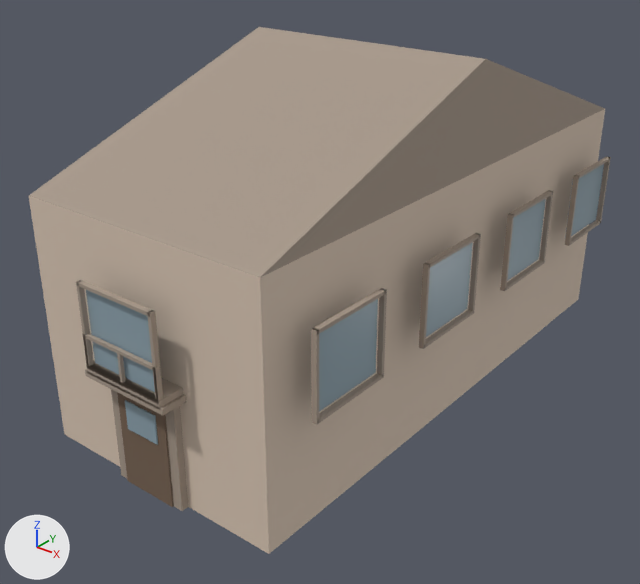
A saved change to the glTF model public/buildings/residential_1x2_a.glb.
Both versions are drawn from a camera (50 mm lens) standing at (15.72, -9.92, 12.27) and looking at (3.03, 5.94, 2.44). Arrows for +X, +Y and +Z are at lower left; the lights stay in place. The first picture is the older version. Vertices at exactly the same position are counted once.

Script lines for the objects in view, before the commit:
```python
mat_residential_1x2_a_trim = principled_material('residential_1x2_a_trim')
mat_residential_1x2_a_trim.base_color = (0.385, 0.314, 0.253)  # beige #a7988a
mat_residential_1x2_a_trim.roughness = 0.85
me_residential_1x2_a_0 = bpy.data.meshes.new('residential_1x2_a_0')
me_residential_1x2_a_0.from_pydata(...)  # 482 vertices, 726 faces; spans x -0.6..7.1, y -0.6..15.1, z 0.0..8.5
# faces by material slot: [12, 132, 570, 12]
me_residential_1x2_a_0.materials.append(mat_residential_1x2_a_wall)  # beige #dac7b5
me_residential_1x2_a_0.materials.append(mat_residential_1x2_a_glass)  # greyish blue #90a6b1
me_residential_1x2_a_0.materials.append(mat_residential_1x2_a_trim)  # beige #a7988a
me_residential_1x2_a_0.materials.append(mat_residential_1x2_a_door)  # brown #766150
ob_residential_1x2_a_0 = bpy.data.objects.new('residential_1x2_a_0', me_residential_1x2_a_0)
ob_residential_1x2_a_0.location = (0.0, 0.0, 0.0)
```
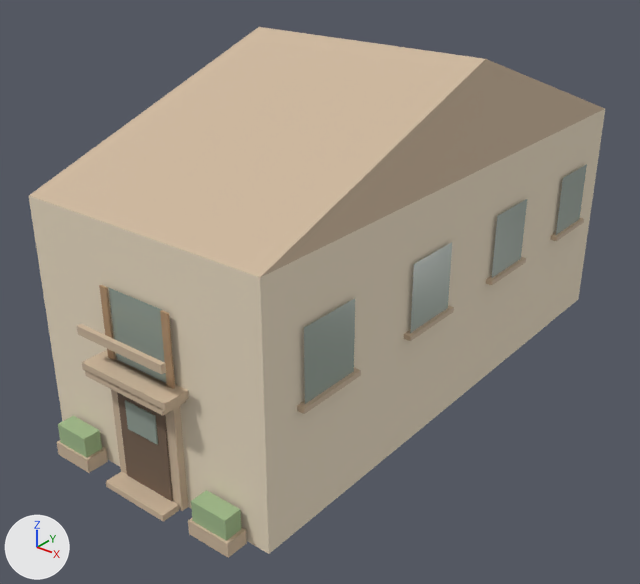
Where the change shows, as pixel boxes [x1, y1, x2, y2] in the pictures (640 x 584 px):
'residential_1x2_a_0', recoloured, reshaped: before [29, 27, 611, 554]; after [29, 27, 605, 558]
part 1 of me_residential_1x2_a_0, added (mostly hidden): after [110, 357, 176, 388]
part 2 of me_residential_1x2_a_0, added (beige): after [82, 351, 189, 412]
part 3 of me_residential_1x2_a_0, added (beige): after [77, 324, 166, 374]
part 4 of me_residential_1x2_a_0, added (beige): after [297, 368, 361, 414]
part 5 of me_residential_1x2_a_0, added: after [404, 306, 454, 341]
part 6 of me_residential_1x2_a_0, added: after [486, 257, 526, 285]
part 7 of me_residential_1x2_a_0, added: after [550, 218, 584, 241]
part 8 of me_residential_1x2_a_0, added (beige): after [57, 440, 108, 473]
part 9 of me_residential_1x2_a_0, added (beige): after [188, 518, 247, 558]
part 10 of me_residential_1x2_a_0, added (beige): after [106, 471, 179, 521]
part 11 of me_residential_1x2_a_0, added (brown): after [99, 285, 116, 360]
part 12 of me_residential_1x2_a_0, added (brown): after [160, 310, 175, 389]
part 13 of me_residential_1x2_a_0, added: after [58, 416, 102, 458]
part 14 of me_residential_1x2_a_0, added: after [191, 490, 241, 541]
part 15 of me_residential_1x2_a_0, deleted: before [76, 156, 611, 425]
part 16 of me_residential_1x2_a_0, added: after [108, 164, 587, 404]

The change in detail:
Material 'residential_1x2_a_trim' (mat_residential_1x2_a_trim) changes colour from beige #a7988a to beige #ceb89e; in linear values from (0.385, 0.314, 0.253) to (0.62, 0.48, 0.34).
Material 'residential_1x2_a_sign' (mat_residential_1x2_a_sign) is new.
Its base color is (0.46, 0.29, 0.16) (brown #b5936f).
Its roughness is 0.85.
Material 'residential_1x2_a_awning' (mat_residential_1x2_a_awning) is new.
Its base color is (0.35, 0.49, 0.26) (greyish green #a0ba8b).
Its roughness is 0.85.
me_residential_1x2_a_0 is used by ob_residential_1x2_a_0; location (0.0, 0.0, 0.0).
me_residential_1x2_a_0 had 482 vertices, 726 faces and spanned x -0.6..7.1, y -0.6..15.1, z 0.0..8.5.
me_residential_1x2_a_0 now has 234 vertices, 314 faces and spans x -0.2..6.7, y -0.6..14.7, z 0.0..8.5.
me_residential_1x2_a_0 part 1: a new loose piece, a box spanning x 2.35..4.15, y -0.18..0.18, z 2.88..3.0, in mat_residential_1x2_a_trim (beige #ceb89e).
me_residential_1x2_a_0 part 2: a new loose piece, a box spanning x 2.0..4.5, y -0.62..0.02, z 2.82..3.0, in mat_residential_1x2_a_trim (beige #ceb89e).
me_residential_1x2_a_0 part 3: a new loose piece, a box spanning x 2.0..4.5, y -0.62..-0.51, z 3.65..3.85, in mat_residential_1x2_a_trim (beige #ceb89e).
me_residential_1x2_a_0 part 4: a new loose piece, a box spanning x 6.32..6.68, y 0.91..2.71, z 2.88..3.0, in mat_residential_1x2_a_trim (beige #ceb89e).
me_residential_1x2_a_0 part 5: a new loose piece, a box spanning x 6.32..6.68, y 4.54..6.34, z 2.88..3.0, in mat_residential_1x2_a_trim (beige #ceb89e).
me_residential_1x2_a_0 part 6: a new loose piece, a box spanning x 6.32..6.68, y 8.16..9.96, z 2.88..3.0, in mat_residential_1x2_a_trim (beige #ceb89e).
me_residential_1x2_a_0 part 7: a new loose piece, a box spanning x 6.32..6.68, y 11.79..13.59, z 2.88..3.0, in mat_residential_1x2_a_trim (beige #ceb89e).
me_residential_1x2_a_0 part 8: a new loose piece, a box spanning x 0.55..1.65, y -0.58..-0.05, z 0.0..0.35, in mat_residential_1x2_a_trim (beige #ceb89e).
me_residential_1x2_a_0 part 9: a new loose piece, a box spanning x 4.85..5.95, y -0.58..-0.05, z 0.0..0.35, in mat_residential_1x2_a_trim (beige #ceb89e).
me_residential_1x2_a_0 part 10: a new loose piece, a box spanning x 2.34..4.16, y -0.65..-0.2, z 0.0..0.15, in mat_residential_1x2_a_trim (beige #ceb89e).
me_residential_1x2_a_0 part 11: a new loose piece, a box spanning x 2.26..2.45, y -0.15..-0.1, z 3.0..4.65, in mat_residential_1x2_a_sign (brown #b5936f).
me_residential_1x2_a_0 part 12: a new loose piece, a box spanning x 4.05..4.24, y -0.15..-0.1, z 3.0..4.65, in mat_residential_1x2_a_sign (brown #b5936f).
me_residential_1x2_a_0 part 13: a new loose piece, a box spanning x 0.63..1.57, y -0.53..-0.1, z 0.35..0.85, in mat_residential_1x2_a_awning (greyish green #a0ba8b).
me_residential_1x2_a_0 part 14: a new loose piece, a box spanning x 4.93..5.87, y -0.53..-0.1, z 0.35..0.85, in mat_residential_1x2_a_awning (greyish green #a0ba8b).
me_residential_1x2_a_0 part 15: 55 loose pieces with 440 vertices, spanning x -0.6..7.1, y -0.6..15.1, z 2.8..4.9, are deleted.
me_residential_1x2_a_0 part 16: 24 vertices added at x 2.5..6.6, y -0.1..14.6, z 3.0..4.7.
Other edits to the shape of me_residential_1x2_a_0 do not show in these pictures.
me_residential_1x2_a_0 gains material mat_residential_1x2_a_sign (brown #b5936f).
me_residential_1x2_a_0 gains material mat_residential_1x2_a_awning (greyish green #a0ba8b).
